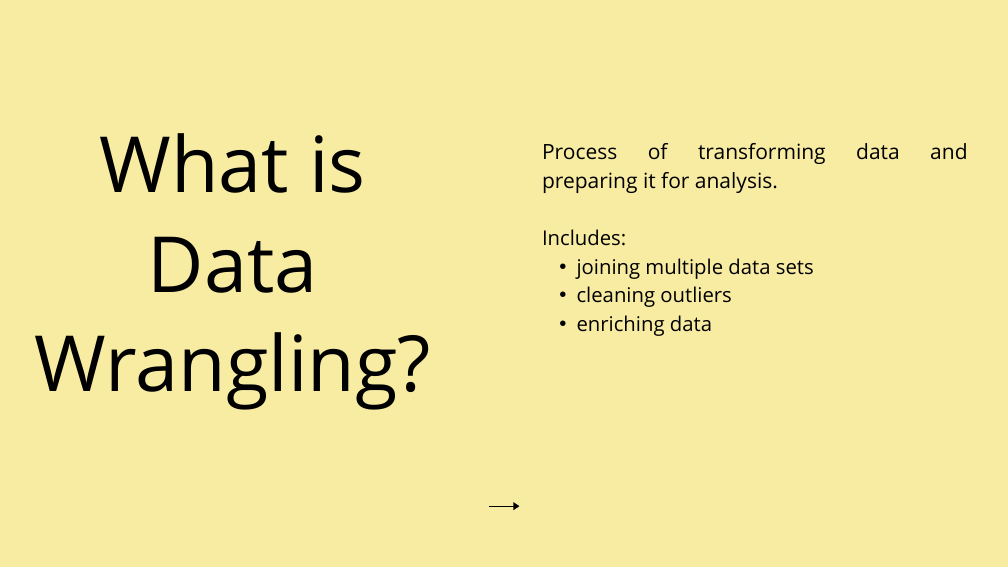
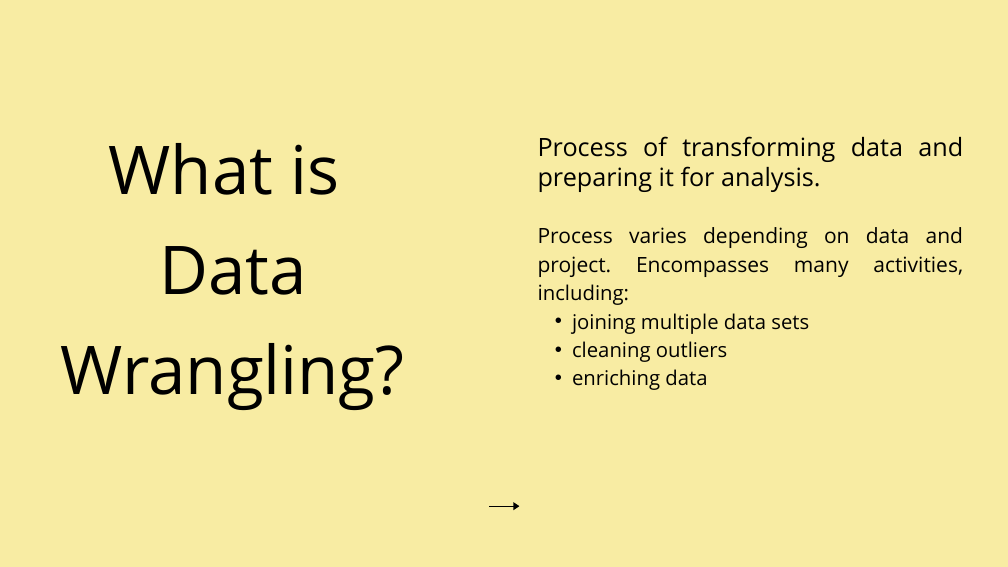
Before and after one commit to selmadogic/Crash-Course-SQL-Data-Wrangling, a slide deck: slide 2 of Data Wrangling with SQL.pptx. Drawn at 1008x567 pixels with LibreOffice and Linux fonts; fonts in the diff are those of the drawing. Boxes give left, top, right and bottom in pixels: in the first picture for what was removed or moved away, otherwise in the second. Text is boxed around its words. In the diff, an @@ line names an element or a change of style, - is before the commit and + after.

```diff
--- a/Data Wrangling with SQL.pptx
+++ b/Data Wrangling with SQL.pptx
@@ text at bbox=[61, 143, 405, 410]: text changed; size 110.7 to 96 pt @@
-What is Data Wrangling?
+What is
+Data Wrangling?
@@ text at bbox=[538, 136, 963, 192]: size 30 to 36 pt in "Process of transforming data and preparing it ..." @@
@@ text at bbox=[538, 227, 963, 305]: text changed; size 29 to 30 pt @@
-Includes:
+Process varies depending on data and project. Encompasses many activities, including:
```
Also in this commit, not shown: 6 other slides changed.
